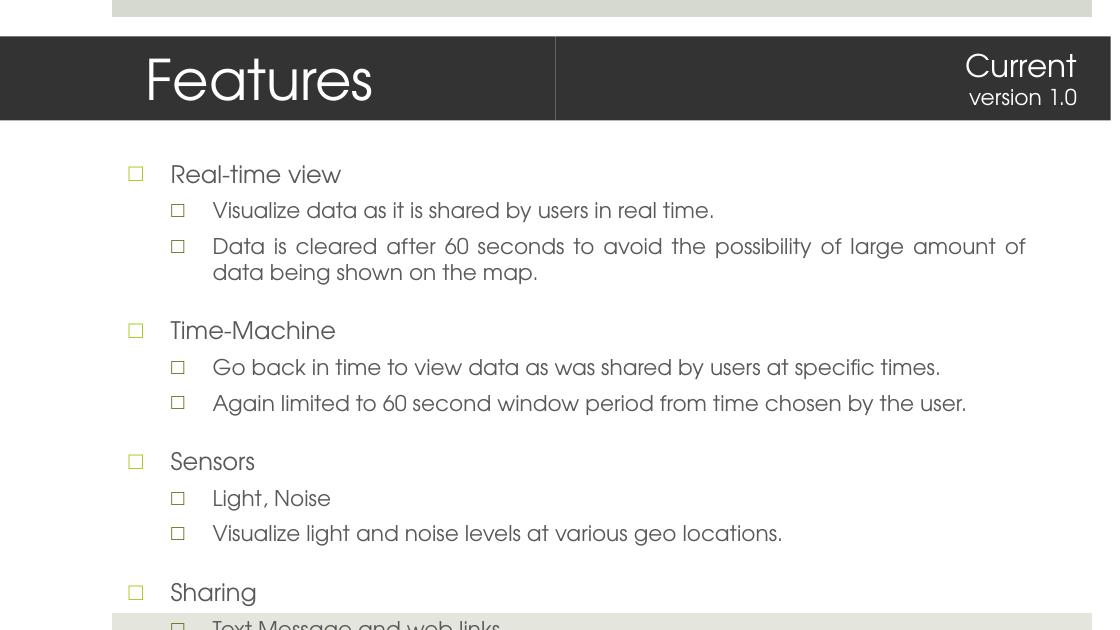
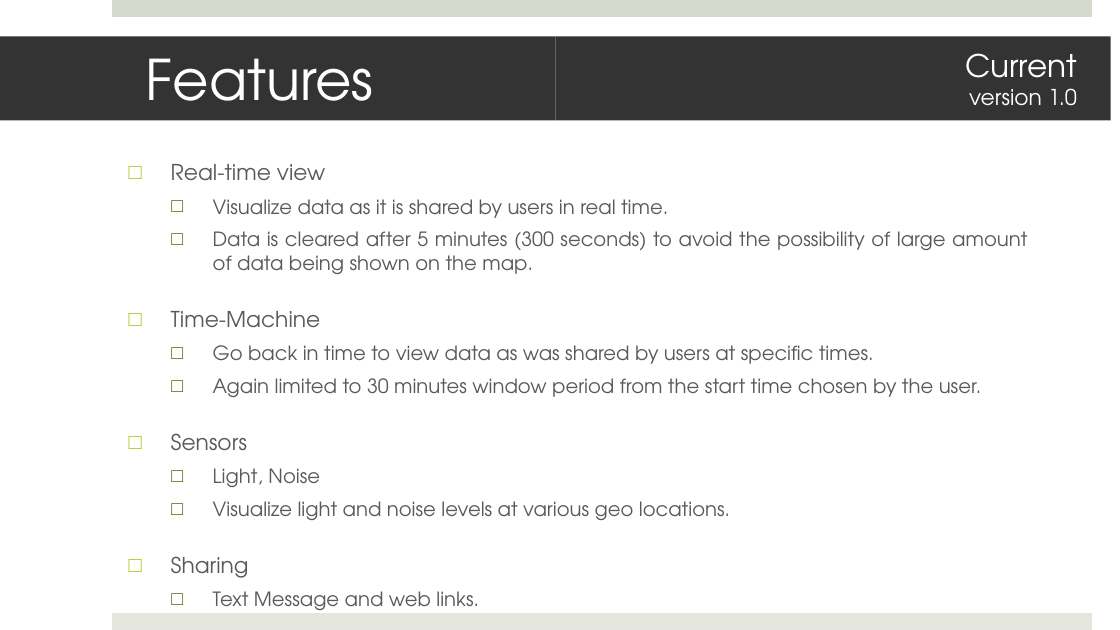
Before and after one commit to mistelip/SwarmPulse, a slide deck: slide 4 of Documents/presentation.pptx. Drawn at 1120x630 pixels with LibreOffice and Linux fonts; fonts in the diff are those of the drawing. Boxes give left, top, right and bottom in pixels: in the first picture for what was removed or moved away, otherwise in the second. Text is boxed around its words. In the diff, an @@ line names an element or a change of style, - is before the commit and + after.

Commit message:
New presentation

```diff
--- a/Documents/presentation.pptx
+++ b/Documents/presentation.pptx
@@ text at box(213, 231, 1027, 274): text changed; size 13.9 to 12.6 pt @@
-  □ Data is cleared after 60 seconds to avoid the possibility of large amount of data being shown on the map.
+  □ Data is cleared after 5 minutes (300 seconds) to avoid the possibility of large amount of data being shown on the map.
@@ text at box(171, 345, 874, 610): size 15.5 to 14 pt in "Real-time view", "Time-Machine", "Sensors", "Sharing"; size 13.9 to 12.6 pt in "Visualize data as it is shared by ...", "Go back in time to view data ...", "Light, Noise", "Visualize light and noise levels at various ..." and 1 more places @@
@@ text at box(213, 378, 982, 397): text changed; size 13.9 to 12.6 pt @@
-  □ Again limited to 60 second window period from time chosen by the user.
+  □ Again limited to 30 minutes window period from the start time chosen by the user.
```
Also in this commit, not shown: 1 other file.
